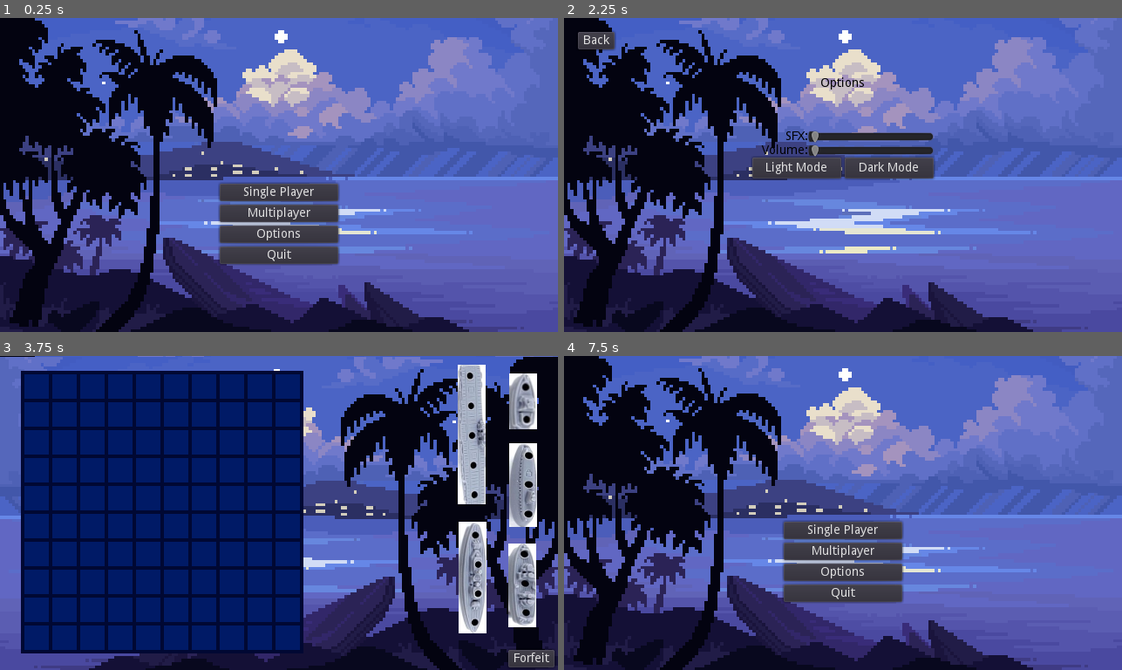
Above: before the commit, frames 1-4 (two rows, left to right).
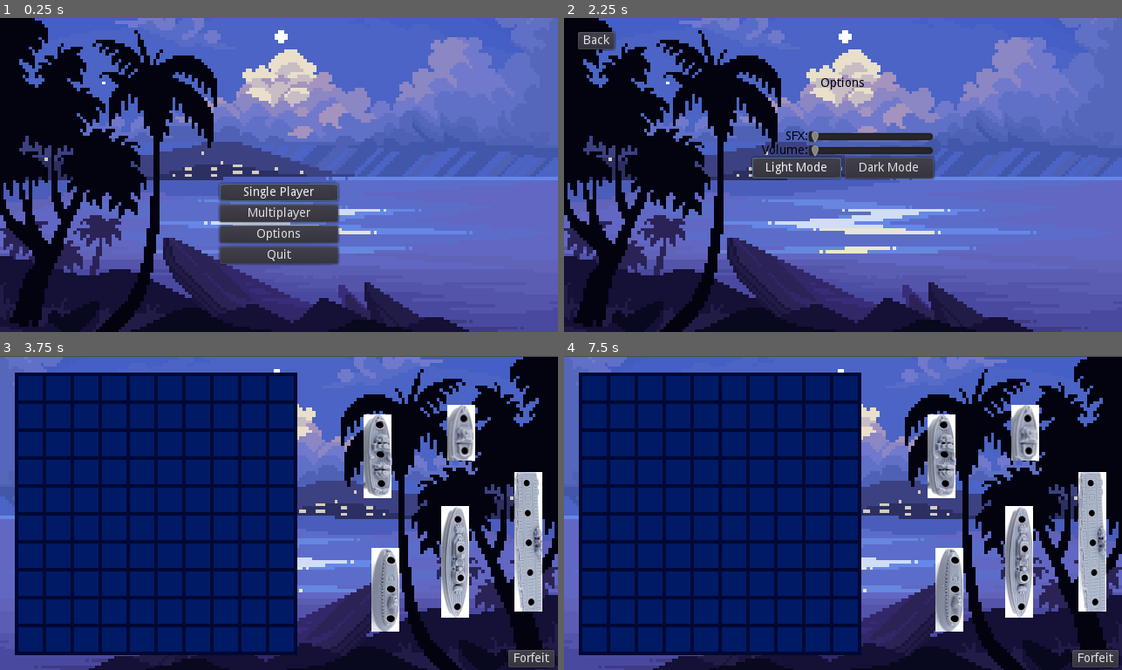
Above: after the commit, the same moments.

Repository: JohnBreaux/Boat-Battle
Game: Godot game, scene res://scenes/Main.tscn
Two runs of this game, one before a commit and one after it. Both use one fixed random seed, a clock stepped at 60 frames per second and the inputs below.
Inputs (mouse positions are in pixels of both pictures, inside the frame that each line leads up to):
- Up to frame 1 (0.25 s): no input
- Up to frame 2 (2.25 s): click "Multiplayer" at 0.5 s; click "Forfeit" at 1.25 s; click "Options" at 2 s
- Up to frame 3 (3.75 s): click "Back" at 2.75 s; click "Single Player" at 3.5 s
- Up to frame 4 (7.5 s): click (843, 531) at 4.25 s, where only the run before the commit has a clickable "Single Player"; click "Forfeit" at 5 s; click "Single Player" at 5.75 s; click "Forfeit" at 6.5 s; tap Enter at 7.25 s; move the mouse to (965, 497) at 7.27 s; click (965, 497) at 7.42 s

The runs differ from the first frame. In frame 1, 0.1% of the frame differs, in the area x 39-61%, y 52-59%; in frame 2, 0.1%; in frame 3, 28%; in frame 4, 84%, in the area x 0-100%, y 0-100%.

Commit message:
Improve menuing, and convert ships to RigidBody2D for accurate positioning.

Diff:
--- a/godot_ship/scenes/Gameplay.tscn
+++ b/godot_ship/scenes/Gameplay.tscn
@@ -1,14 +1,13 @@
-[gd_scene load_steps=10 format=2]
+[gd_scene load_steps=9 format=2]
 
 [ext_resource path="res://assets/game/board_blue.png" type="Texture" id=1]
 [ext_resource path="res://script/title screen/Title-Screen-Background.png" type="Texture" id=2]
 [ext_resource path="res://script/game/Gameplay.gd" type="Script" id=3]
-[ext_resource path="res://assets/game/2longShipS.png" type="Texture" id=4]
-[ext_resource path="res://assets/game/5longShipS.png" type="Texture" id=5]
-[ext_resource path="res://assets/game/3longShipBS.png" type="Texture" id=6]
-[ext_resource path="res://assets/game/4longShipS.png" type="Texture" id=7]
-[ext_resource path="res://assets/game/3longShipAS.png" type="Texture" id=8]
-[ext_resource path="res://script/game/moveShip.gd" type="Script" id=9]
+[ext_resource path="res://scenes/ships/2Ship.tscn" type="PackedScene" id=4]
+[ext_resource path="res://scenes/ships/5Ship.tscn" type="PackedScene" id=5]
+[ext_resource path="res://scenes/ships/3ShipB.tscn" type="PackedScene" id=6]
+[ext_resource path="res://scenes/ships/3shipA.tscn" type="PackedScene" id=7]
+[ext_resource path="res://scenes/ships/4Ship.tscn" type="PackedScene" id=8]
 
 [node name="Game" type="Control"]
 anchor_right = 1.0
@@ -23,8 +22,9 @@
 }
 
 [node name="board_blue" type="Sprite" parent="."]
-position = Vector2( 187, 178 )
+position = Vector2( 18, 18 )
 texture = ExtResource( 1 )
+centered = false
 
 [node name="Title-Screen-Background" type="Sprite" parent="."]
 show_behind_parent = true
@@ -63,30 +63,20 @@
 "_edit_use_anchors_": false
 }
 
-[node name="2longShipS" type="Sprite" parent="."]
-position = Vector2( 600.784, 51.419 )
-texture = ExtResource( 4 )
-script = ExtResource( 9 )
+[node name="2Ship" parent="." instance=ExtResource( 4 )]
+position = Vector2( 529.802, 70.7151 )
 
-[node name="3longShipAS" type="Sprite" parent="."]
-position = Vector2( 599.524, 261.826 )
-texture = ExtResource( 8 )
-script = ExtResource( 9 )
+[node name="3ShipA" parent="." instance=ExtResource( 7 )]
+position = Vector2( 434.236, 114.21 )
 
-[node name="3longShipBS" type="Sprite" parent="."]
-position = Vector2( 600.784, 146.543 )
-texture = ExtResource( 6 )
-script = ExtResource( 9 )
+[node name="3ShipB" parent="." instance=ExtResource( 6 )]
+position = Vector2( 443.216, 266.865 )
 
-[node name="4longShipS" type="Sprite" parent="."]
-position = Vector2( 543.458, 253.006 )
-texture = ExtResource( 7 )
-script = ExtResource( 9 )
+[node name="4Ship" parent="." instance=ExtResource( 8 )]
+position = Vector2( 522.911, 218.599 )
 
-[node name="5longShipS" type="Sprite" parent="."]
-position = Vector2( 541.568, 89.2166 )
-texture = ExtResource( 5 )
-script = ExtResource( 9 )
+[node name="5Ship" parent="." instance=ExtResource( 5 )]
+position = Vector2( 607.096, 211.864 )
 
 [connection signal="pressed" from="VBoxContainer/Forfeit" to="." method="_on_Forfeit_pressed"]
 [connection signal="about_to_show" from="ConfirmationDialog" to="." method="_on_ConfirmationDialog_about_to_show"]
--- /dev/null
+++ b/godot_ship/scenes/ships/2Ship.tscn
@@ -0,0 +1,20 @@
+[gd_scene load_steps=4 format=2]
+
+[ext_resource path="res://script/game/moveShip.gd" type="Script" id=1]
+[ext_resource path="res://assets/game/2longShipS.png" type="Texture" id=2]
+
+[sub_resource type="RectangleShape2D" id=1]
+extents = Vector2( 16, 32 )
+
+[node name="2Ship" type="RigidBody2D"]
+input_pickable = true
+custom_integrator = true
+script = ExtResource( 1 )
+
+[node name="CollisionShape2D" type="CollisionShape2D" parent="."]
+position = Vector2( 0, 16 )
+shape = SubResource( 1 )
+
+[node name="2longShipS" type="Sprite" parent="."]
+position = Vector2( 0, 16 )
+texture = ExtResource( 2 )
--- /dev/null
+++ b/godot_ship/scenes/ships/3ShipB.tscn
@@ -0,0 +1,18 @@
+[gd_scene load_steps=4 format=2]
+
+[ext_resource path="res://script/game/moveShip.gd" type="Script" id=1]
+[ext_resource path="res://assets/game/3longShipBS.png" type="Texture" id=2]
+
+[sub_resource type="RectangleShape2D" id=1]
+extents = Vector2( 16, 48 )
+
+[node name="3ShipB" type="RigidBody2D"]
+input_pickable = true
+custom_integrator = true
+script = ExtResource( 1 )
+
+[node name="CollisionShape2D" type="CollisionShape2D" parent="."]
+shape = SubResource( 1 )
+
+[node name="3longShipBS" type="Sprite" parent="."]
+texture = ExtResource( 2 )
--- /dev/null
+++ b/godot_ship/scenes/ships/3shipA.tscn
@@ -0,0 +1,18 @@
+[gd_scene load_steps=4 format=2]
+
+[ext_resource path="res://script/game/moveShip.gd" type="Script" id=1]
+[ext_resource path="res://assets/game/3longShipAS.png" type="Texture" id=2]
+
+[sub_resource type="RectangleShape2D" id=1]
+extents = Vector2( 16, 48 )
+
+[node name="3ShipA" type="RigidBody2D"]
+input_pickable = true
+custom_integrator = true
+script = ExtResource( 1 )
+
+[node name="CollisionShape2D" type="CollisionShape2D" parent="."]
+shape = SubResource( 1 )
+
+[node name="3longShipAS" type="Sprite" parent="."]
+texture = ExtResource( 2 )
--- /dev/null
+++ b/godot_ship/scenes/ships/4Ship.tscn
@@ -0,0 +1,20 @@
+[gd_scene load_steps=4 format=2]
+
+[ext_resource path="res://script/game/moveShip.gd" type="Script" id=1]
+[ext_resource path="res://assets/game/4longShipS.png" type="Texture" id=2]
+
+[sub_resource type="RectangleShape2D" id=1]
+extents = Vector2( 16, 64 )
+
+[node name="4Ship" type="RigidBody2D"]
+input_pickable = true
+custom_integrator = true
+script = ExtResource( 1 )
+
+[node name="CollisionShape2D" type="CollisionShape2D" parent="."]
+position = Vector2( 0, 16 )
+shape = SubResource( 1 )
+
+[node name="4longShipS" type="Sprite" parent="."]
+position = Vector2( 0, 16 )
+texture = ExtResource( 2 )
--- /dev/null
+++ b/godot_ship/scenes/ships/5Ship.tscn
@@ -0,0 +1,18 @@
+[gd_scene load_steps=4 format=2]
+
+[ext_resource path="res://script/game/moveShip.gd" type="Script" id=1]
+[ext_resource path="res://assets/game/5longShipS.png" type="Texture" id=2]
+
+[sub_resource type="RectangleShape2D" id=1]
+extents = Vector2( 16, 80 )
+
+[node name="5Ship" type="RigidBody2D"]
+input_pickable = true
+custom_integrator = true
+script = ExtResource( 1 )
+
+[node name="5longShipS" type="Sprite" parent="."]
+texture = ExtResource( 2 )
+
+[node name="CollisionShape2D" type="CollisionShape2D" parent="."]
+shape = SubResource( 1 )
--- a/godot_ship/script/debug/In.gd
+++ b/godot_ship/script/debug/In.gd
@@ -1,9 +1,4 @@
 extends LineEdit
-
-
-# Declare member variables here. Examples:
-# var a = 2
-# var b = "text"
 
 func _on_Debug_clear_in():
 	clear()
--- a/godot_ship/script/debug/Out.gd
+++ b/godot_ship/script/debug/Out.gd
@@ -3,7 +3,7 @@
 # Called when the node enters the scene tree for the first time.
 func _ready():
 	var _errno = MessageBus.connect("print_console", self, "_on_Debug_print_text")
-	pass # Replace with function body.
+	grab_focus()
 
 
 func _on_Debug_print_text(text):
--- a/godot_ship/script/debug/debug_menu.gd
+++ b/godot_ship/script/debug/debug_menu.gd
@@ -48,7 +48,7 @@
 		# open debug menu
 		debug_active = !debug_active;
 		# Hand the keyboard focus to the next valid focus
-		if (!debug_active): find_next_valid_focus().grab_focus()
+		if (!debug_active) && find_next_valid_focus(): find_next_valid_focus().grab_focus()
 
 func _on_LineEdit_text_entered(line):
 	emit_signal("clear_in")
--- a/godot_ship/script/game/Gameplay.gd
+++ b/godot_ship/script/game/Gameplay.gd
@@ -8,6 +8,7 @@
 
 # Called when the node enters the scene tree for the first time.
 func _ready():
+	grab_focus()
 	pass # Replace with function body.
 
 # Called every frame. 'delta' is the elapsed time since the previous frame.
@@ -17,3 +18,4 @@
 
 func _on_Forfeit_pressed():
 	queue_free();
+	MessageBus.emit_signal("change_scene", "Title")
--- a/godot_ship/script/game/Main.gd
+++ b/godot_ship/script/game/Main.gd
@@ -25,7 +25,14 @@
 	debug_menu   = preload("res://scenes/Debug Menu.tscn")
 	if debug_enabled:
 		add_child(debug_menu.instance())
-	_on_scene_start("Title")
+
+# Ensure the scene doesn't become empty
+func _process(_delta):
+	# Make sure there's something running
+	# Debug counts as one child
+	if get_child_count() < 1 + int(debug_enabled):
+		MessageBus.emit_signal("change_scene", "Title")
+		pass
 
 # Creates a new instance of each menu scene
 func _on_scene_start(scene):
--- a/godot_ship/script/game/moveShip.gd
+++ b/godot_ship/script/game/moveShip.gd
@@ -1,29 +1,30 @@
-extends Sprite
+extends RigidBody2D
 
 
 # Declare member variables here. Examples:
 # var a = 2
 # var b = "text"
+var held = false
 
 
 # Called when the node enters the scene tree for the first time.
 func _ready():
 	pass # Replace with function body.
 
-var dragging = false;
 var click_radius = 32
 var orient = 0;
 
 func _input(event):
 	if event is InputEventMouseButton and event.button_index == BUTTON_LEFT:
-		if(event.position - position).length() < click_radius:
-			if not dragging and event.pressed:
-				dragging = true;
+		if (event.position - position).length() < click_radius:
+			if not held and event.pressed:
+				held = true;
 
-		if dragging and not event.pressed:
-			dragging = false;
+		if held and not event.pressed:
+			held = false;
+			position = position.snapped(Vector2(32, 32)) + Vector2(2, 2)
 
-	if event is InputEventMouseMotion and dragging:
+	if event is InputEventMouseMotion and held:
 		position = event.position;
 
 	if event.is_action_pressed("ui_rotate"):
@@ -32,3 +33,15 @@
 # Called every frame. 'delta' is the elapsed time since the previous frame.
 #func _process(delta):
 #	pass
+
+func pickup():
+	if held:
+		return
+	mode = RigidBody2D.MODE_STATIC
+	held = true
+
+func drop(impulse=Vector2.ZERO):
+	if held:
+		mode = RigidBody2D.MODE_RIGID
+		apply_central_impulse(impulse)
+		held = false
--- a/godot_ship/script/options/Options.gd
+++ b/godot_ship/script/options/Options.gd
@@ -1,19 +1,10 @@
 extends Control
-
-
-# Declare member variables here. Examples:
-# var a = 2
-# var b = "text"
-
 
 # Called when the node enters the scene tree for the first time.
 func _ready():
-	pass # Replace with function body.
+	find_next_valid_focus().grab_focus()
 
-
-# Called every frame. 'delta' is the elapsed time since the previous frame.
-#func _process(delta):
-#	pass
 
 func _on_Button_pressed():
 	queue_free()
+	MessageBus.emit_signal("change_scene", "Title")
--- a/godot_ship/script/title screen/Title Screen.gd
+++ b/godot_ship/script/title screen/Title Screen.gd
@@ -6,17 +6,20 @@
 
 # Called when the node enters the scene tree for the first time.
 func _ready():
-	#$VBoxContainer/Singleplayer.grab_focus()
-	pass
+	$VBoxContainer/Singleplayer.grab_focus()
 
 func _on_Singleplayer_pressed():
 	MessageBus.emit_signal("change_scene", "Singleplayer")
+	queue_free()
 
 func _on_Multiplayer_pressed():
 	MessageBus.emit_signal("change_scene", "Multiplayer")
+	queue_free()
 
 func _on_Options_pressed():
 	MessageBus.emit_signal("change_scene", "Options")
+	queue_free()
 
 func _on_Quit_pressed():
 	MessageBus.emit_signal("quit")
+	queue_free()
